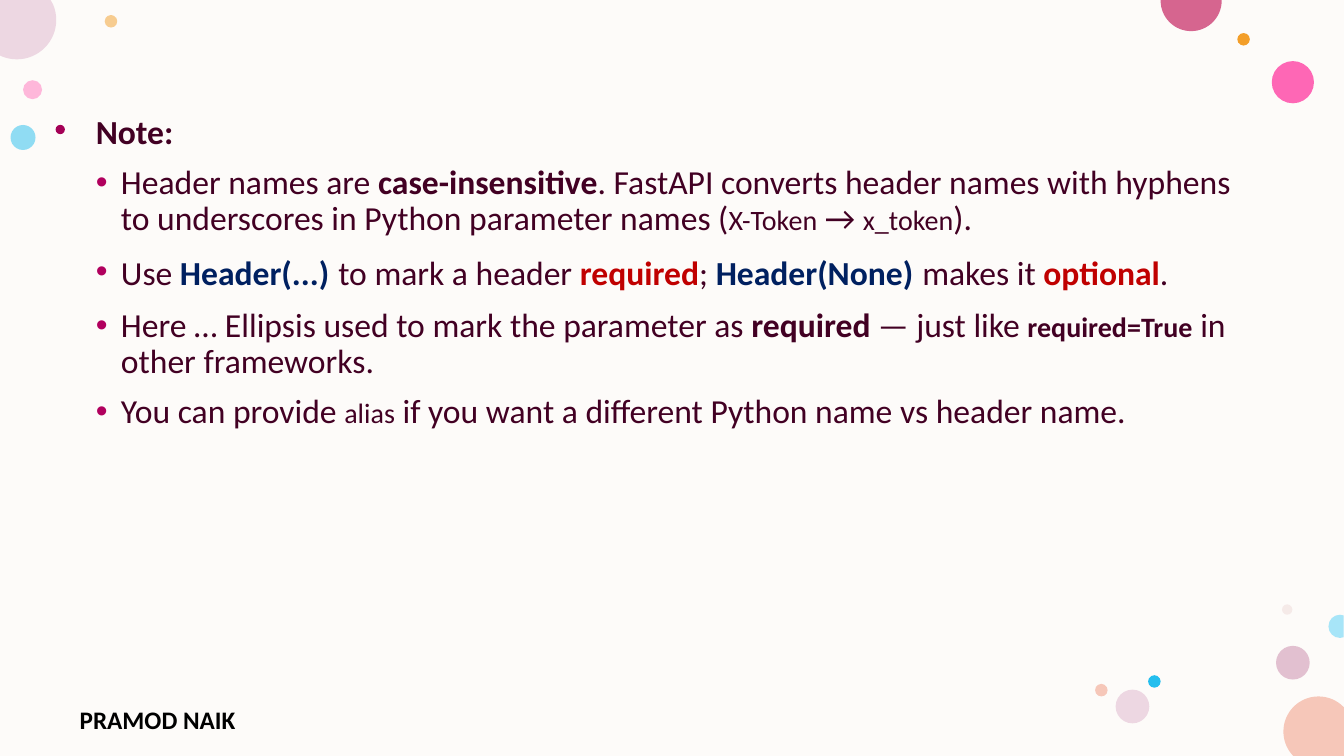
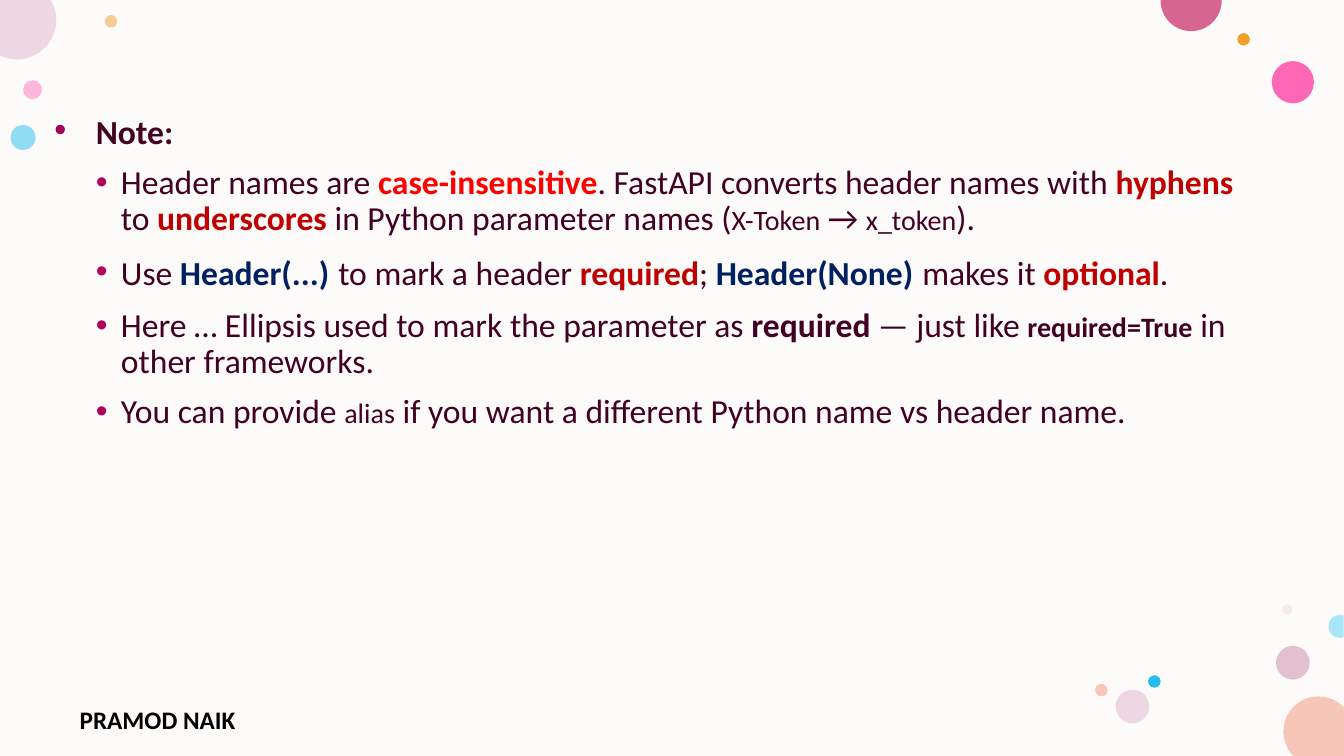
Before and after one commit to PRAMODNAIK-DEV/Backend-Dev-using-Python-FastAPI, a slide deck: slide 18 of FastAPI/FastAPI- Intermediate.pptx (slide 17 before the commit). Drawn at 1344x756 pixels with LibreOffice and Linux fonts; fonts in the diff are those of the drawing; background and template pictures are left out. Boxes give left, top, right and bottom in pixels: in the first picture for what was removed or moved away, otherwise in the second. Text is boxed around its words. In the diff, an @@ line names an element or a change of style, - is before the commit and + after.

```diff
--- a/FastAPI/FastAPI- Intermediate.pptx
+++ b/FastAPI/FastAPI- Intermediate.pptx
@@ text at bbox=[121, 170, 1234, 236]: text colour #420023 to #FF0000 in "case-insensitive."; text colour #420023 to #C00000, bold on in "hyphens underscores" @@
```
Also in this commit, not shown: 7 other slides changed, 18 slides added, 6 slides removed, 5 other files.
